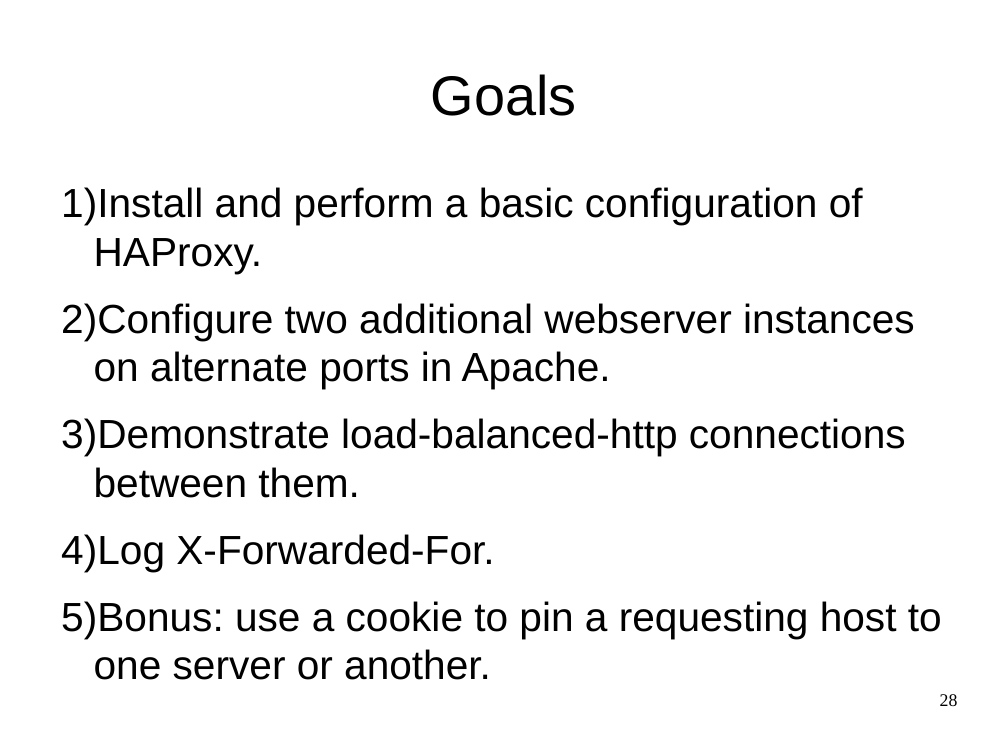
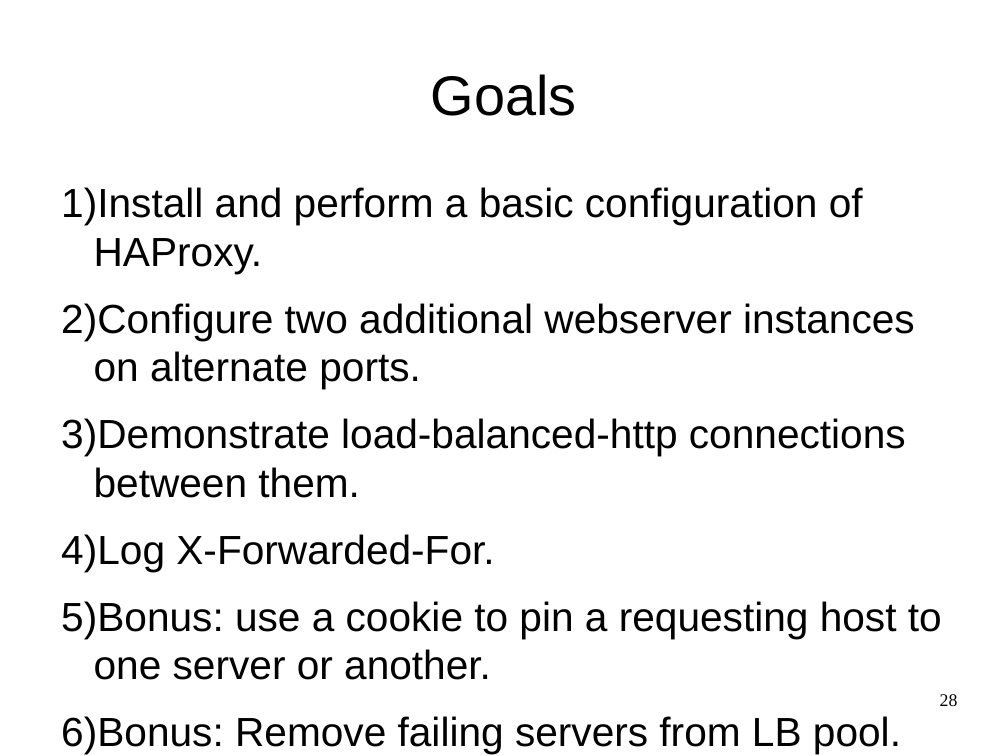
Before and after one commit to labeneator/sse, a slide deck: slide 28 of loadbalancing/docs/sse-LB-overview.odp. Drawn at 1008x756 pixels with LibreOffice and Linux fonts; fonts in the diff are those of the drawing. Boxes give left, top, right and bottom in pixels: in the first picture for what was removed or moved away, otherwise in the second. Text is boxed around its words. In the diff, an @@ line names an element or a change of style, - is before the commit and + after.

```diff
--- a/loadbalancing/docs/sse-LB-overview.odp
+++ b/loadbalancing/docs/sse-LB-overview.odp
@@ text at (x1=61, y1=303, x2=915, y2=389): text changed @@
-2) Configure two additional webserver instances on alternate ports in Apache.
+2) Configure two additional webserver instances on alternate ports.
@@ text at (x1=61, y1=716, x2=901, y2=754): paragraph added @@
+6) Bonus: Remove failing servers from LB pool.
```
Also in this commit, not shown: 1 other slide changed, 1 slide added, 1 other file.
